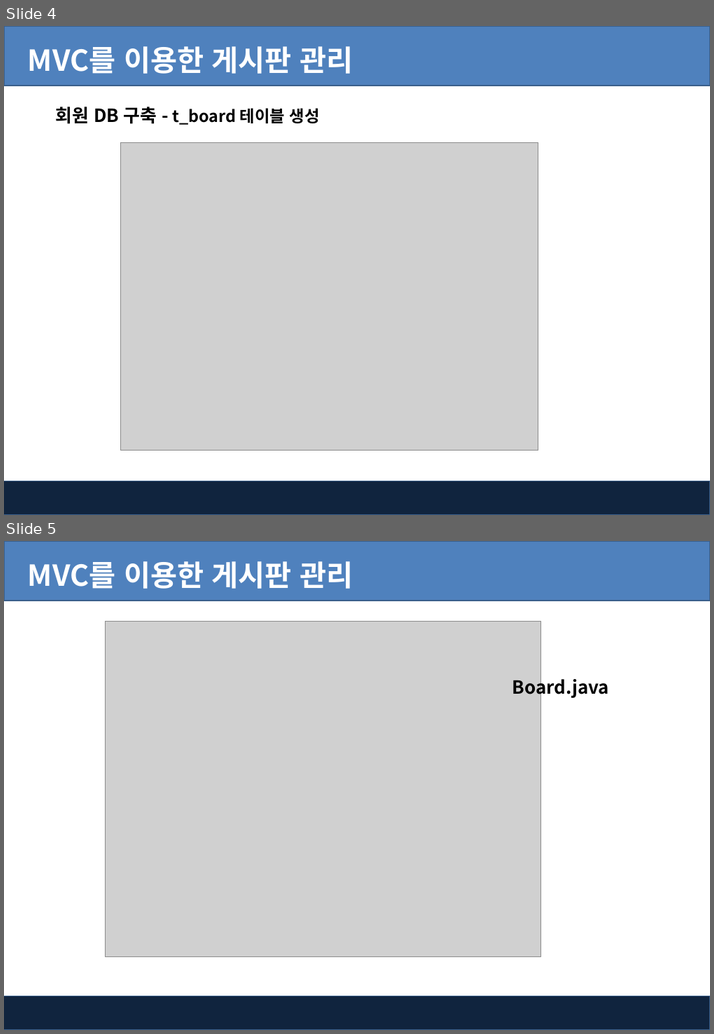
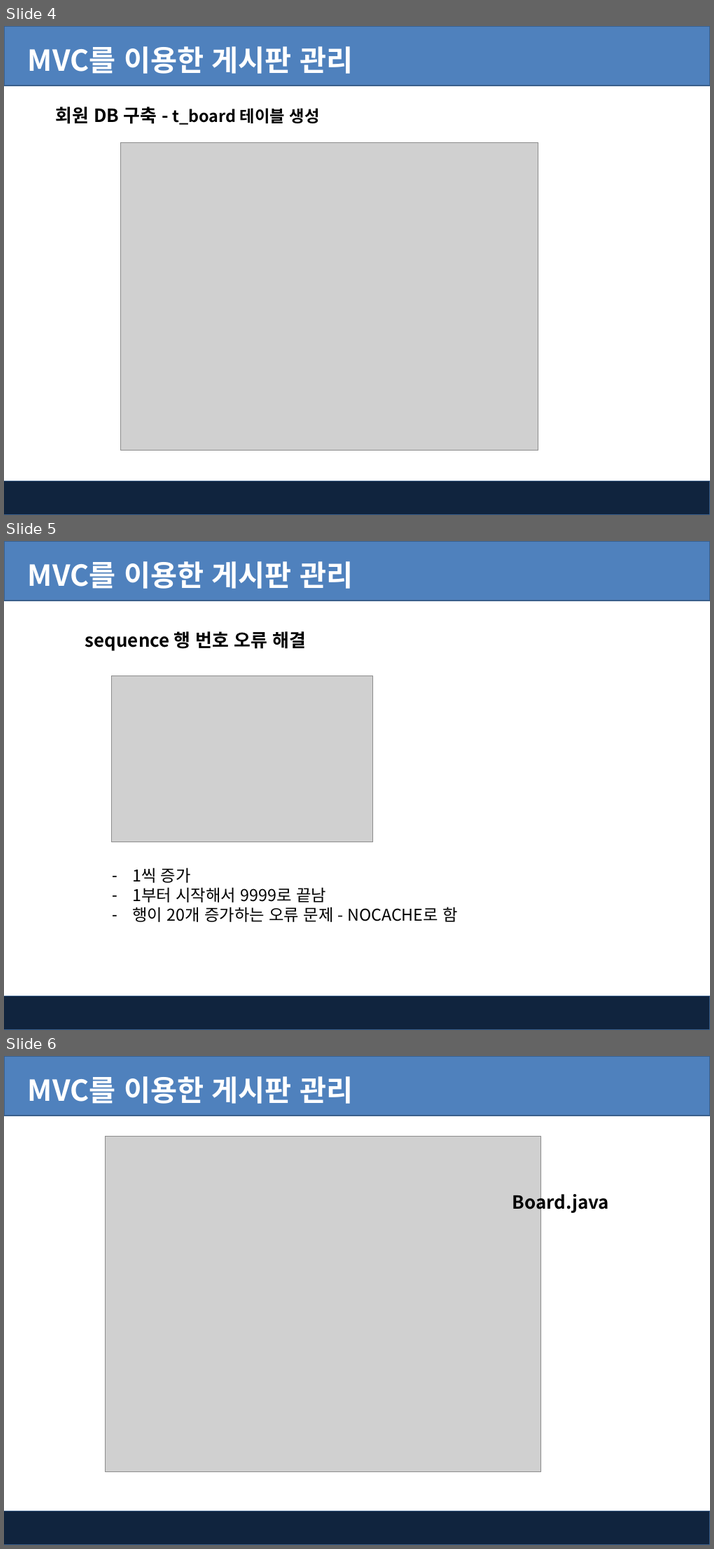
Before and after one commit to kiyongee2/green_project_web, a slide deck: jsp_ppt/10-2장. Jsp - MVC를 이용한 게시판 관리.pptx. Shown one above the other, each under a label of ours: slides 4 and 5 before the commit, slides 4, 5 and 6 after it. The pictures are 714x1034 and 714x1549 pixels, drawn with LibreOffice and Linux fonts; fonts in the diff are those of the drawing; grey boxes stand for pictures; background and template pictures are left out. Boxes give left, top, right and bottom in pixels: in the first picture for what was removed or moved away, otherwise in the second. Text is boxed around its words. In the diff, an @@ line names an element or a change of style, - is before the commit and + after.

```diff
--- a/jsp_ppt/10-2장. Jsp - MVC를 이용한 게시판 관리.pptx
+++ b/jsp_ppt/10-2장. Jsp - MVC를 이용한 게시판 관리.pptx
@@ slide 5 added at bbox=[4, 541, 710, 1030], background #FFFFFF; not listed: 2 template elements that a slide beside it also shows @@
@@ text added at bbox=[28, 561, 353, 589], 32 pt, text #FFFFFF, bold @@
+MVC를 이용한 게시판 관리
@@ text added at bbox=[85, 631, 306, 651], 20 pt, text #000000, bold @@
+sequence 행 번호 오류 해결
@@ picture added at bbox=[112, 676, 373, 842] @@
@@ text added at bbox=[132, 867, 457, 922], 18 pt, text #000000 @@
+– 1씩 증가
+– 1부터 시작해서 9999로 끝남
+– 행이 20개 증가하는 오류 문제 - NOCACHE로 함
@@ what was slide 5 is now slide 6 @@
```
Also in this commit, not shown: 1 slide changed, 8 other slides added, 10 other files.
